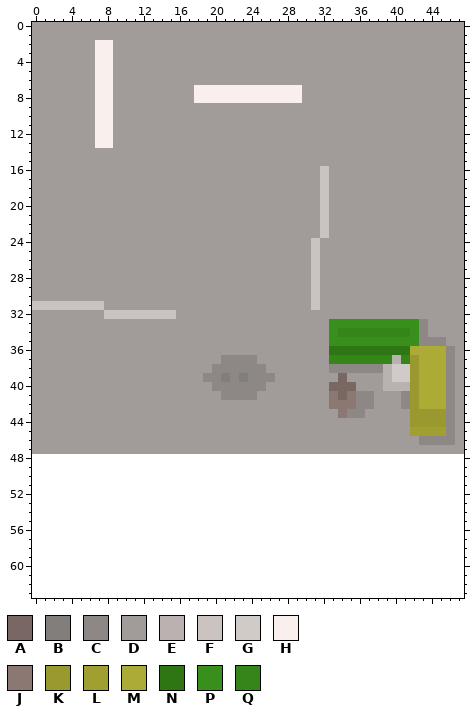
Two states of a pixel-art sprite, public/resources/images/roads.png. Above: the version before the commit.
The file is 48x48 pixels. The old version is drawn lined up with the new one, on the new canvas.
Palette (. is transparent): A #796764  B #827e7b  C #8d8885  D #a19c99  E #b9b2b0  F #cac3c0  G #d1cbc7  H #f9f0ed  J #8b7873  K #99992f  L #9f9f32  M #abab35  N #2d7613  P #398f1c  Q #348619
Pixels before (only the part around the change), first column x 0:
36 DDDDDDDDDDDDDDDDDDDDDDDDDDDDDDDDDNNNNNNNNNMMMMCD
37 DDDDDDDDDDDDDDDDDDDDDCCCCDDDDDDDDQQQQQQQEQKMMMCD
38 DDDDDDDDDDDDDDDDDDDDCCCCCCDDDDDDDCCCCCCEGGKMMMCD
39 DDDDDDDDDDDDDDDDDDDCCBCBCCCDDDDDDDADDDDEGGKMMMCD
40 DDDDDDDDDDDDDDDDDDDDCCCCCCDDDDDDDAAADDDEEEKMMMCD
41 DDDDDDDDDDDDDDDDDDDDDCCCCDDDDDDDDJAJCCDDDCKMMMCD
42 DDDDDDDDDDDDDDDDDDDDDDDDDDDDDDDDDJJJCCDDDCKMMMCD
43 DDDDDDDDDDDDDDDDDDDDDDDDDDDDDDDDDDJCCDDDDDKKKKCD
44 DDDDDDDDDDDDDDDDDDDDDDDDDDDDDDDDDDDDDDDDDDKKKKCD
45 DDDDDDDDDDDDDDDDDDDDDDDDDDDDDDDDDDDDDDDDDDLLLLCD
46 DDDDDDDDDDDDDDDDDDDDDDDDDDDDDDDDDDDDDDDDDDDCCCCD
47 DDDDDDDDDDDDDDDDDDDDDDDDDDDDDDDDDDDDDDDDDDDDDDDD
48 ................................................
49 ................................................
50 ................................................
51 ................................................
52 ................................................
53 ................................................
54 ................................................
55 ................................................
56 ................................................
57 ................................................
58 ................................................
59 ................................................
60 ................................................
61 ................................................
62 ................................................
63 ................................................
Now the later version:
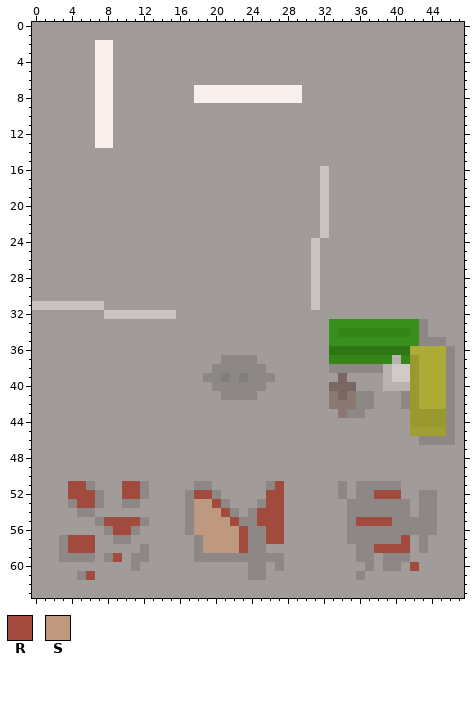
Colours new in this view: R #a14a3d  S #be997f
Change:
{"change": "canvas 48x48 -> 48x64"}
{"y":48,"x":0,"old":"................................................","new":"DDDDDDDDDDDDDDDDDDDDDDDDDDDDDDDDDDDDDDDDDDDDDDDD"}
{"y":49,"x":0,"old":"................................................","new":"DDDDDDDDDDDDDDDDDDDDDDDDDDDDDDDDDDDDDDDDDDDDDDDD"}
{"y":50,"x":0,"old":"................................................","new":"DDDDDDDDDDDDDDDDDDDDDDDDDDDDDDDDDDDDDDDDDDDDDDDD"}
{"y":51,"x":0,"old":"................................................","new":"DDDDRRCDDDRRCDDDDDCCDDDDDDCRDDDDDDCDCCCCCDDDDDDD"}
{"y":52,"x":0,"old":"................................................","new":"DDDDRRRCDDRRCDDDDCRRCDDDDDRRDDDDDDCDCCRRRDDCCDDD"}
{"y":53,"x":0,"old":"................................................","new":"DDDDCRRCDDCCDDDDDCSSRCDDDCRRDDDDDDDCCCCCCCDCCDDD"}
{"y":54,"x":0,"old":"................................................","new":"DDDDDCCDDDDDDDDDDCSSSRCDCRRRDDDDDDDCCCCCCCDCCDDD"}
{"y":55,"x":0,"old":"................................................","new":"DDDDDDDCRRRRCDDDDCSSSSRCCRRRDDDDDDDCRRRRCCCCCDDD"}
{"y":56,"x":0,"old":"................................................","new":"DDDDDDDDCRRCDDDDDCSSSSSRCCRRDDDDDDDCCCCCCCCCCDDD"}
{"y":57,"x":0,"old":"................................................","new":"DDDCRRRDDCCDDDDDDDCSSSSRCCRRDDDDDDDCCCCCCRDCDDDD"}
{"y":58,"x":0,"old":"................................................","new":"DDDCRRRDDDDDCDDDDDCSSSSRCCDDDDDDDDDDCCRRRRDCDDDD"}
{"y":59,"x":0,"old":"................................................","new":"DDDCCCCDCRDCCDDDDDCCCCCCCCCCDDDDDDDDCCDCCCDDDDDD"}
{"y":60,"x":0,"old":"................................................","new":"DDDDDDDDDDDCDDDDDDDDDDDDCCDCDDDDDDDDDCDCCDRDDDDD"}
{"y":61,"x":0,"old":"................................................","new":"DDDDDCRDDDDDDDDDDDDDDDDDCCDDDDDDDDDDCDDDDDDDDDDD"}
{"y":62,"x":0,"old":"................................................","new":"DDDDDDDDDDDDDDDDDDDDDDDDDDDDDDDDDDDDDDDDDDDDDDDD"}
{"y":63,"x":0,"old":"................................................","new":"DDDDDDDDDDDDDDDDDDDDDDDDDDDDDDDDDDDDDDDDDDDDDDDD"}
{"label":"added","picture_box":[32,454,464,598]}
